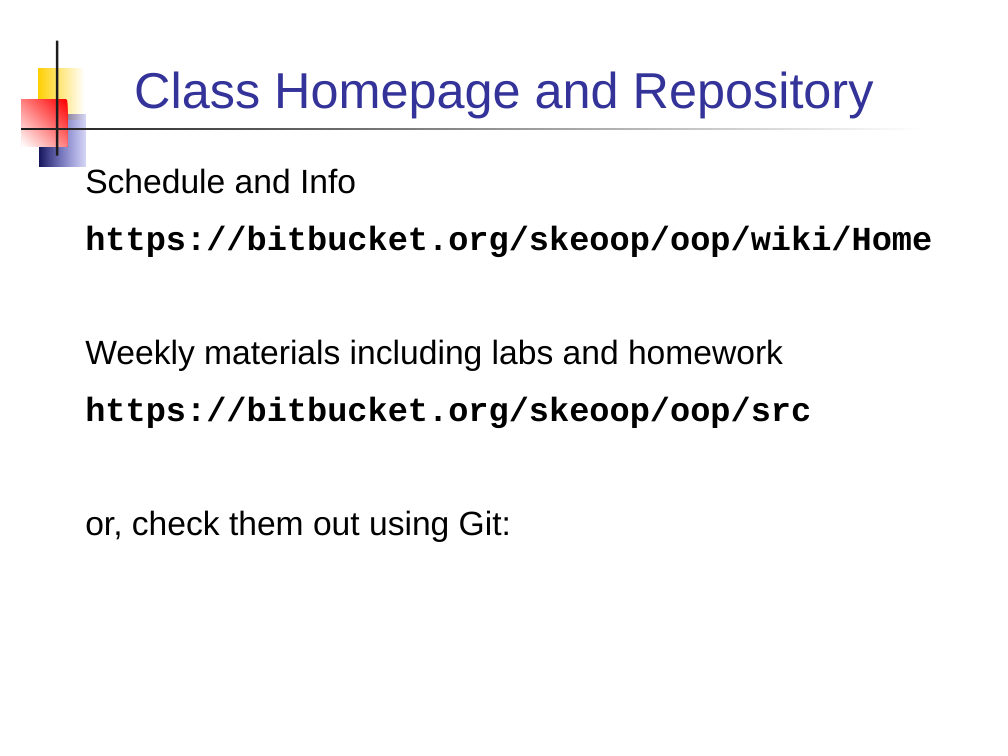
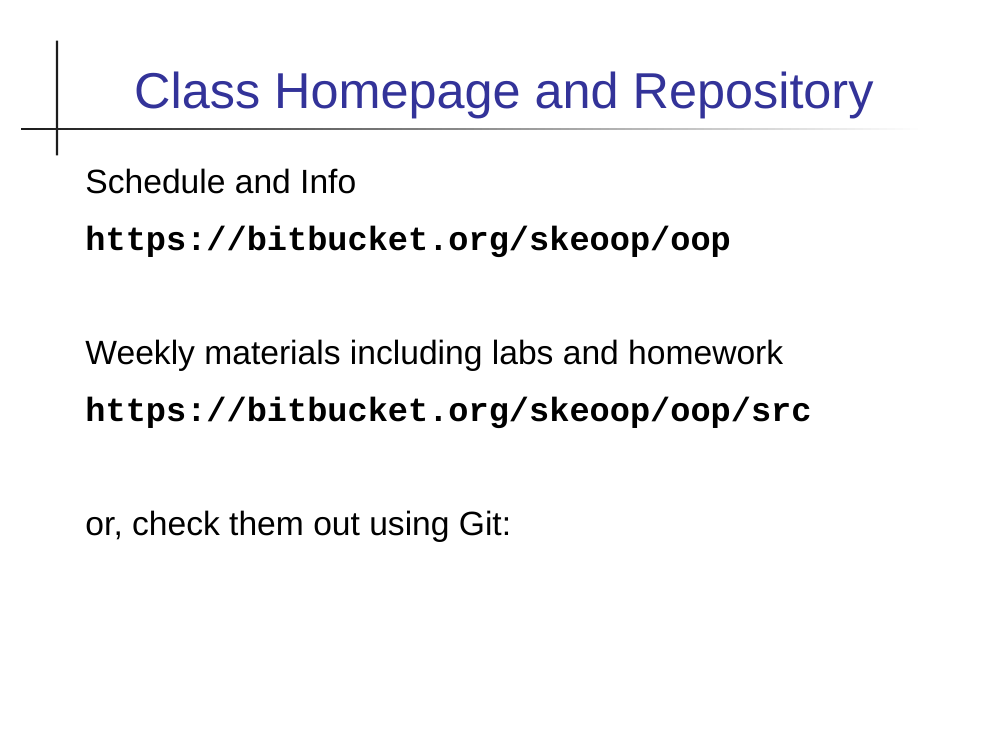
Before and after one commit to skeoop/skeoop.github.io, a slide deck: slide 11 of week1/0-Introduction-to-Course.ppt. Drawn at 1008x756 pixels with LibreOffice and Linux fonts; fonts in the diff are those of the drawing. Boxes give left, top, right and bottom in pixels: in the first picture for what was removed or moved away, otherwise in the second. Text is boxed around its words. In the diff, an @@ line names an element or a change of style, - is before the commit and + after.

```diff
--- a/week1/0-Introduction-to-Course.ppt
+++ b/week1/0-Introduction-to-Course.ppt
@@ rectangle removed at (37, 68, 85, 120) @@
@@ rectangle removed at (22, 100, 68, 146) @@
@@ rectangle removed at (39, 115, 85, 167) @@
@@ text at (85, 225, 730, 257): text changed @@
-https://bitbucket.org/skeoop/oop/wiki/Home
+https://bitbucket.org/skeoop/oop
```
Also in this commit, not shown: 13 other slides changed, 7 other files.
